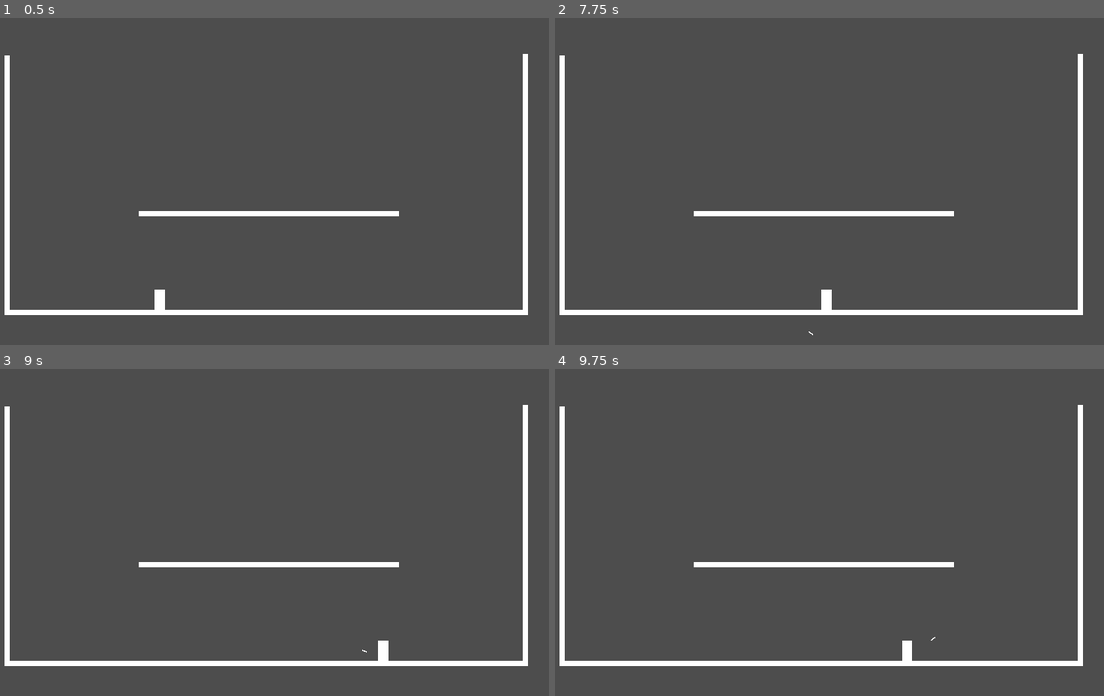
Above: before the commit, frames 1-4 (two rows, left to right).
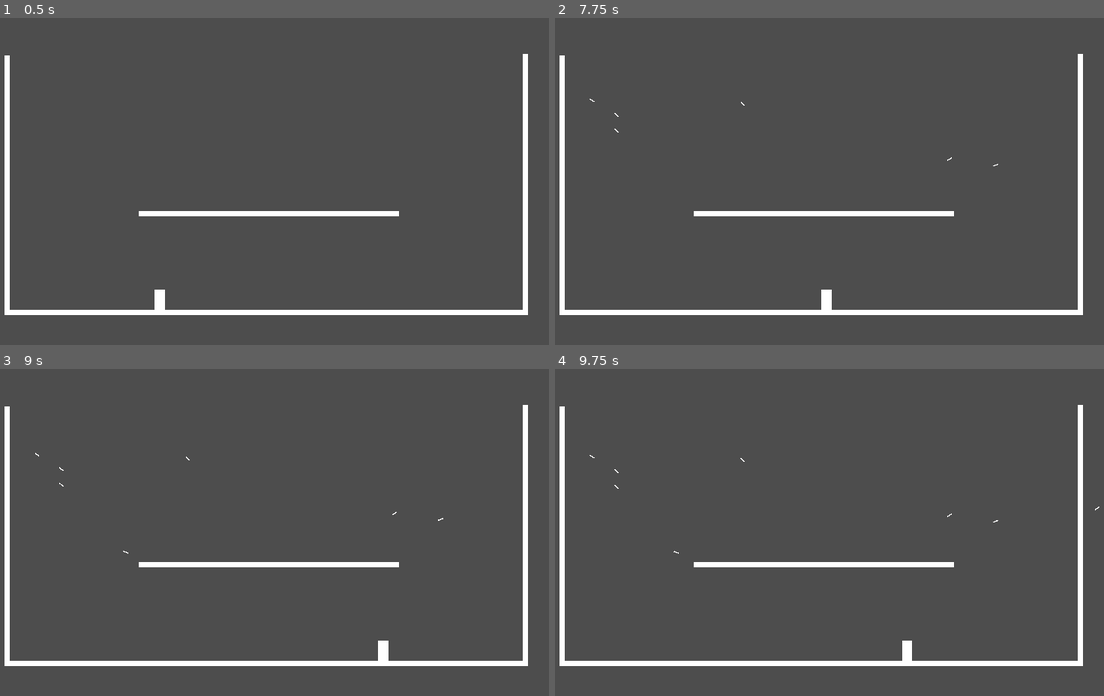
Above: after the commit, the same moments.

Repository: hpi-swa-lab/godot-pronto
Game: Godot game, scene res://prototypes/i2w1-Terraria-Bow.tscn
Two runs of this game, one before a commit and one after it. Both use one fixed random seed, a clock stepped at 60 frames per second and the inputs below. The project has no main scene, so this scene is started directly.
Inputs (mouse positions are in pixels of both pictures, inside the frame that each line leads up to):
- Up to frame 1 (0.5 s): no input
- Up to frame 2 (7.75 s): tap Enter (ui_accept) at 0.5, 0.77, 2, 3.77, 5, 6.5, 6.77 s; move the mouse to (961, 161) at 0.52 s; hold Right (ui_right) 0.53-1.25 s; tap J at 0.6, 5.1 s; click (961, 161) at 0.67 s; drag from (708, 194) to (796, 246) at 1.27 s; move the mouse to (889, 103) at 2.02 s; hold Left (ui_left) 2.03-2.75 s; tap I at 2.1, 6.6 s; drag from (796, 246) to (648, 129) at 2.77 s; move the mouse to (1010, 227) at 3.52 s; hold Right (ui_right) 3.53-4.25 s; tap Tab at 3.6 s; drag from (648, 129) to (736, 93) at 4.27 s; move the mouse to (856, 178) at 5.02 s; hold Right (ui_right) 5.03-5.75 s; click (856, 178) at 5.17 s; drag from (736, 93) to (708, 194) at 5.77 s; move the mouse to (961, 161) at 6.52 s; hold Left (ui_left) 6.53-7.25 s; drag from (708, 194) to (796, 246) at 7.27 s
- Up to frame 3 (9 s): move the mouse to (334, 454) at 8.02 s; hold Right (ui_right) 8.03-8.75 s; tap Tab at 8.1 s; drag from (241, 597) to (93, 480) at 8.77 s
- Up to frame 4 (9.75 s): move the mouse to (1010, 578) at 9.52 s; hold Left (ui_left) from 9.53 s (still down); tap J at 9.6 s; click (1010, 578) at 9.67 s

Frame 1 is identical in both runs. In frame 2, less than 0.1% of the frame differs, in the area x 6-81%, y 24-98%; in frame 3, less than 0.1%; in frame 4, less than 0.1%, in the area x 6-100%, y 26-84%.

Commit message:
start working on bounce collision

Diff:
--- a/prototypes/i2w1-Terraria-Bow.tscn
+++ b/prototypes/i2w1-Terraria-Bow.tscn
@@ -6,6 +6,7 @@
 [ext_resource type="Script" path="res://addons/pronto/helpers/Connection.gd" id="4_4k4rh"]
 [ext_resource type="Script" path="res://addons/pronto/behaviors/Move.gd" id="5_h05ko"]
 [ext_resource type="Script" path="res://addons/pronto/behaviors/Controls.gd" id="6_gwch8"]
+[ext_resource type="Script" path="res://addons/pronto/behaviors/Collision.gd" id="7_cog4u"]
 
 [sub_resource type="Resource" id="Resource_pvkep"]
 script = ExtResource("4_4k4rh")
@@ -24,6 +25,15 @@
 arguments = []
 only_if = "return true"
 expression = "instance.get_node(\"Move\").move_direction(Vector2.RIGHT * 20)"
+
+[sub_resource type="Resource" id="Resource_3behq"]
+script = ExtResource("4_4k4rh")
+signal_name = "collided"
+to = NodePath("")
+invoke = ""
+arguments = []
+only_if = "return true"
+expression = "print(get_parent().get_last_slide_collision().get_normal().angle_to(Vector2.UP.rotated(get_parent().global_rotation)))"
 
 [node name="Node2D" type="Node2D"]
 
@@ -51,7 +61,7 @@
 script = ExtResource("3_uh4a8")
 metadata/pronto_connections = [SubResource("Resource_w8181")]
 
-[node name="Arrow" type="RigidBody2D" parent="CharacterBody2D/Spawner"]
+[node name="Arrow" type="CharacterBody2D" parent="CharacterBody2D/Spawner"]
 position = Vector2(39, -1)
 collision_layer = 3
 collision_mask = 3
@@ -67,14 +77,20 @@
 friction_air = 2.0
 rotated = true
 
-[node name="Ground" type="StaticBody2D" parent="."]
+[node name="Collision" type="Node2D" parent="CharacterBody2D/Spawner/Arrow"]
+position = Vector2(19, 0)
+script = ExtResource("7_cog4u")
+limit_to_group = "ground"
+metadata/pronto_connections = [SubResource("Resource_3behq")]
+
+[node name="Ground" type="StaticBody2D" parent="." groups=["ground"]]
 
 [node name="Placeholder" type="Node2D" parent="Ground"]
 position = Vector2(565, 583)
 script = ExtResource("2_nrhwd")
 placeholder_size = Vector2(1000, 10)
 
-[node name="Wall Right" type="StaticBody2D" parent="."]
+[node name="Wall Right" type="StaticBody2D" parent="." groups=["ground"]]
 position = Vector2(-7, -128)
 
 [node name="Placeholder" type="Node2D" parent="Wall Right"]
@@ -82,7 +98,7 @@
 script = ExtResource("2_nrhwd")
 placeholder_size = Vector2(10, 500)
 
-[node name="Floating" type="StaticBody2D" parent="."]
+[node name="Floating" type="StaticBody2D" parent="." groups=["ground"]]
 position = Vector2(-199, -193)
 
 [node name="Placeholder" type="Node2D" parent="Floating"]
@@ -90,7 +106,7 @@
 script = ExtResource("2_nrhwd")
 placeholder_size = Vector2(500, 10)
 
-[node name="Wall Left" type="StaticBody2D" parent="."]
+[node name="Wall Left" type="StaticBody2D" parent="." groups=["ground"]]
 position = Vector2(-994, -129)
 
 [node name="Placeholder" type="Node2D" parent="Wall Left"]
Not shown: 1 places in prototypes/i2w1-Terraria-Bow.tscn that only renumber resources
